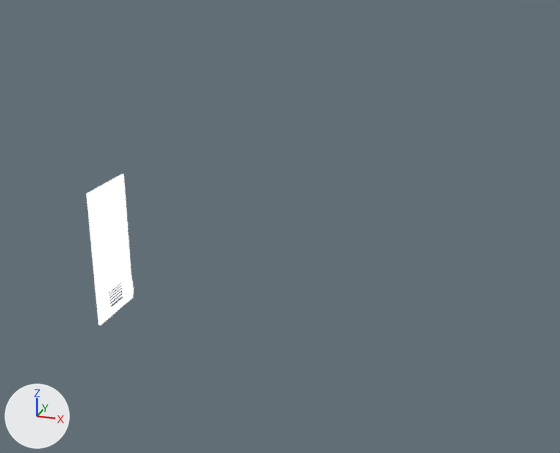
What one commit did to the Blender file untitled.blend.
Rendered twice from a 50 mm lens placed at (7.1, -11.42, 5.42), pointed at (1.53, 5.19, -1.25). The lights are fixed; the arrows at lower left show +X, +Y and +Z.

Objects in the first picture: 'Door'.
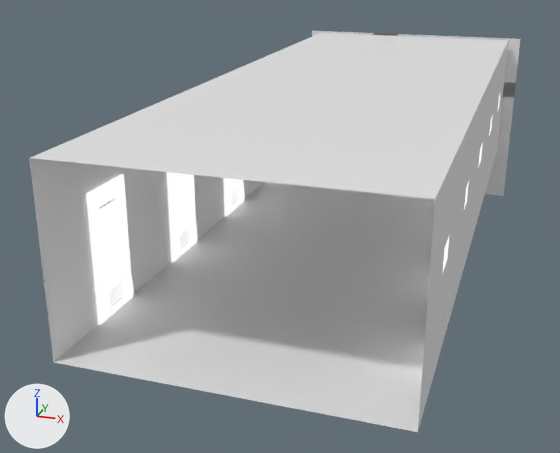
The newer file is also turned or shifted as a whole; pictures and numbers use the older file's frame.

Changed parts and their boxes [x1, y1, x2, y2] in the pictures (560 x 453 px):
'Pavimento', added
    after: [54, 182, 435, 432]
'Soffitto', added
    after: [30, 33, 508, 199]
'Destra', added
    after: [29, 158, 264, 362]
'Sinistra', added
    after: [418, 42, 508, 430]
'Plane', added
    after: [312, 31, 520, 196]
'Door.002', added
    after: [167, 172, 198, 262]
'Door.004', added
    after: [224, 178, 245, 217]
'Door light.001', added
    after: [443, 237, 449, 268]
'Door.001', added
    after: [442, 242, 449, 274]

Edits to the bpy script that builds the scene:
```text
Add me_plane_003:
    me_plane_003.from_pydata([(-1.0, -1.0, 0.0), (1.0, -1.0, 0.0), (-1.0, 1.0, 0.0), (1.0, 1.0, 0.0)], [], [(0, 1, 3, 2)])
Add me_plane_002:
    me_plane_002.from_pydata([(-1.0, -1.0, 0.0), (1.0, -1.0, 0.0), (-1.0, 1.0, 0.0), (1.0, 1.0, 0.0)], [], [(0, 1, 3, 2)])
Add ob_plane:
    ob_plane = bpy.data.objects.new('Plane', me_plane_004)  # 30 vertices, 20 faces; spans x -1.0..1.0, y -1.0..1.0, z 0.0
    ob_plane.location = (3.0, 14.16, -0.26)
    ob_plane.rotation_euler = (-1.571, 1.571, 0.0)  # degrees (-90, 90, 0)
    ob_plane.scale = (2.55, 3.35, 1.0)
Add ob_pavimento:
    ob_pavimento = bpy.data.objects.new('Pavimento', me_plane_003)
    ob_pavimento.location = (3.0, 6.0, -1.24)
    ob_pavimento.rotation_euler = (0.0, -3.142, 0.0)  # degrees (0, -180, 0)
    ob_pavimento.scale = (3.0, 8.0, 1.0)
Add ob_soffitto:
    ob_soffitto = bpy.data.objects.new('Soffitto', me_plane_002)
    ob_soffitto.location = (3.0, 6.0, 2.25)
    ob_soffitto.rotation_euler = (0.0, -3.142, 0.0)  # degrees (0, -180, 0)
    ob_soffitto.scale = (3.0, 8.0, 1.0)
Add ob_destra:
    ob_destra = bpy.data.objects.new('Destra', me_plane_001)  # 48 vertices, 28 faces; spans x 0.0..2.0, y -1.0..1.0, z -3.0
    ob_destra.location = (3.0, 6.0, 2.25)
    ob_destra.rotation_euler = (0.0, 1.571, 0.0)  # degrees (0, 90, 0)
    ob_destra.scale = (1.75, 8.0, 1.0)
Add ob_sinistra:
    ob_sinistra = bpy.data.objects.new('Sinistra', me_plane)  # 48 vertices, 28 faces; spans x 0.0..2.0, y -1.0..1.0, z 3.0
    ob_sinistra.location = (3.0, 6.0, 2.25)
    ob_sinistra.rotation_euler = (0.0, 1.571, 0.0)  # degrees (0, 90, 0)
    ob_sinistra.scale = (1.75, 8.0, 1.0)
Add ob_door_009:
    ob_door_009 = bpy.data.objects.new('Door.009', me_cube.copy())  # the mesh of ob_door
    ob_door_009.location = (6.0, 12.0, 0.0)
    ob_door_009.rotation_euler = (0.0, 0.0, 3.142)  # degrees (0, 0, 180)
    ob_door_009.scale = (0.025, 0.6, 1.25)
Add ob_door_007:
    ob_door_007 = bpy.data.objects.new('Door.007', me_cube.copy())  # the mesh of ob_door
    ob_door_007.location = (6.0, 9.0, 0.0)
    ob_door_007.rotation_euler = (0.0, 0.0, 3.142)  # degrees (0, 0, 180)
    ob_door_007.scale = (0.025, 0.6, 1.25)
Add ob_door_light_005:
    ob_door_light_005 = bpy.data.objects.new('Door light.005', me_cube_001.copy())  # the mesh of ob_door_light
    ob_door_light_005.location = (5.74, 5.88, 0.02)
    ob_door_light_005.scale = (0.025, 0.6, 1.25)
Add ob_door_005:
    ob_door_005 = bpy.data.objects.new('Door.005', me_cube.copy())  # the mesh of ob_door
    ob_door_005.location = (6.0, 6.0, 0.0)
    ob_door_005.rotation_euler = (0.0, 0.0, 3.142)  # degrees (0, 0, 180)
    ob_door_005.scale = (0.025, 0.6, 1.25)
Add ob_door_004:
    ob_door_004 = bpy.data.objects.new('Door.004', me_cube.copy())  # the mesh of ob_door
    ob_door_004.location = (0.0, 6.0, 0.0)
    ob_door_004.scale = (0.025, 0.6, 1.25)
Add ob_door_light_003:
    ob_door_light_003 = bpy.data.objects.new('Door light.003', me_cube_001.copy())  # the mesh of ob_door_light
    ob_door_light_003.location = (5.74, 2.88, 0.02)
    ob_door_light_003.scale = (0.025, 0.6, 1.25)
Add ob_door_003:
    ob_door_003 = bpy.data.objects.new('Door.003', me_cube.copy())  # the mesh of ob_door
    ob_door_003.location = (6.0, 3.0, 0.0)
    ob_door_003.rotation_euler = (0.0, 0.0, 3.142)  # degrees (0, 0, 180)
    ob_door_003.scale = (0.025, 0.6, 1.25)
Add ob_door_light_002:
    ob_door_light_002 = bpy.data.objects.new('Door light.002', me_cube_001.copy())  # the mesh of ob_door_light
    ob_door_light_002.location = (-0.26, 2.88, 0.02)
    ob_door_light_002.scale = (0.025, 0.6, 1.25)
Add ob_door_002:
    ob_door_002 = bpy.data.objects.new('Door.002', me_cube.copy())  # the mesh of ob_door
    ob_door_002.location = (0.0, 3.0, 0.0)
    ob_door_002.scale = (0.025, 0.6, 1.25)
Add ob_door_light_001:
    ob_door_light_001 = bpy.data.objects.new('Door light.001', me_cube_001.copy())  # the mesh of ob_door_light
    ob_door_light_001.location = (5.74, -0.12, 0.02)
    ob_door_light_001.scale = (0.025, 0.6, 1.25)
Add ob_door_001:
    ob_door_001 = bpy.data.objects.new('Door.001', me_cube.copy())  # the mesh of ob_door
    ob_door_001.location = (6.0, 0.0, 0.0)
    ob_door_001.rotation_euler = (0.0, 0.0, 3.142)  # degrees (0, 0, 180)
    ob_door_001.scale = (0.025, 0.6, 1.25)
```
